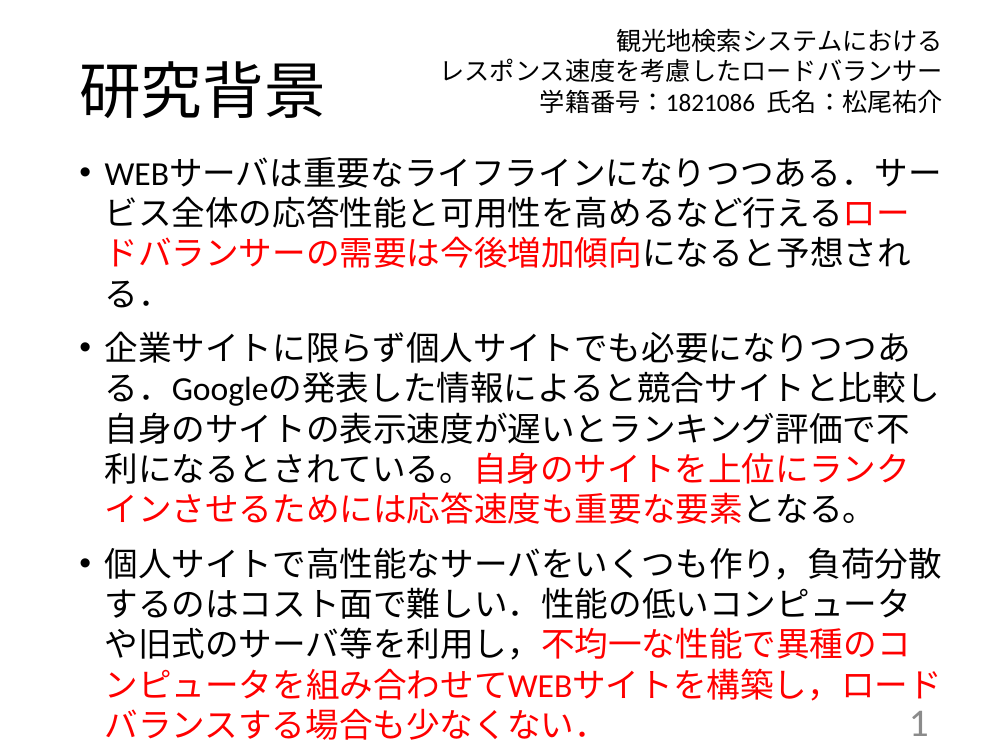
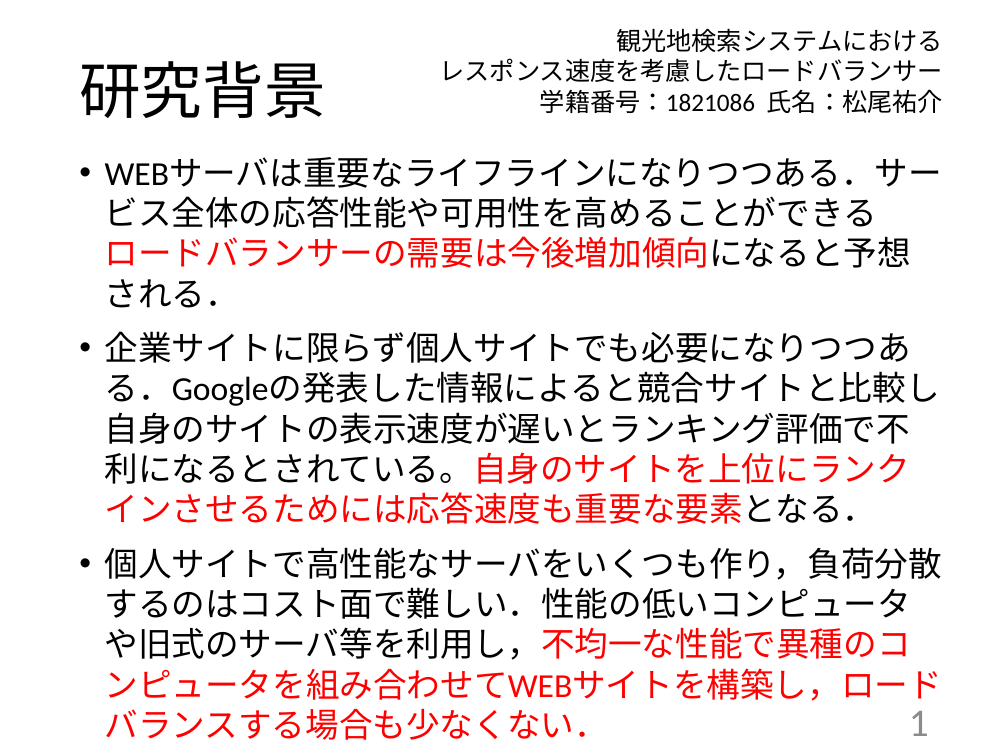
Before and after one commit to kait-takanolab/1821086_matsuo_thesis, a slide deck: slide 1 of 発表用/1821086_中間発表.pptx. Drawn at 1008x756 pixels with LibreOffice and Linux fonts; fonts in the diff are those of the drawing. Boxes give left, top, right and bottom in pixels: in the first picture for what was removed or moved away, otherwise in the second. Text is boxed around its words. In the diff, an @@ line names an element or a change of style, - is before the commit and + after.

Commit message:
中間発表前スライド全体の修正

```diff
--- a/発表用/1821086_中間発表.pptx
+++ b/発表用/1821086_中間発表.pptx
@@ text at (x1=105, y1=157, x2=942, y2=524): text changed @@
-• WEBサーバは重要なライフラインになりつつある．サービス全体の応答性能と可用性を高めるなど行えるロードバランサーの需要は今後増加傾向になると予想される．
-• 企業サイトに限らず個人サイトでも必要になりつつある．Googleの発表した情報によると競合サイトと比較し自身のサイトの表示速度が遅いとランキング評価で不利になるとされている。自身のサイトを上位にランクインさせるためには応答速度も重要な要素となる。
+• WEBサーバは重要なライフラインになりつつある．サービス全体の応答性能や可用性を高めることができるロードバランサーの需要は今後増加傾向になると予想される．
+• 企業サイトに限らず個人サイトでも必要になりつつある．Googleの発表した情報によると競合サイトと比較し自身のサイトの表示速度が遅いとランキング評価で不利になるとされている。自身のサイトを上位にランクインさせるためには応答速度も重要な要素となる．
```
Also in this commit, not shown: 3 other slides changed, 1 other file.
